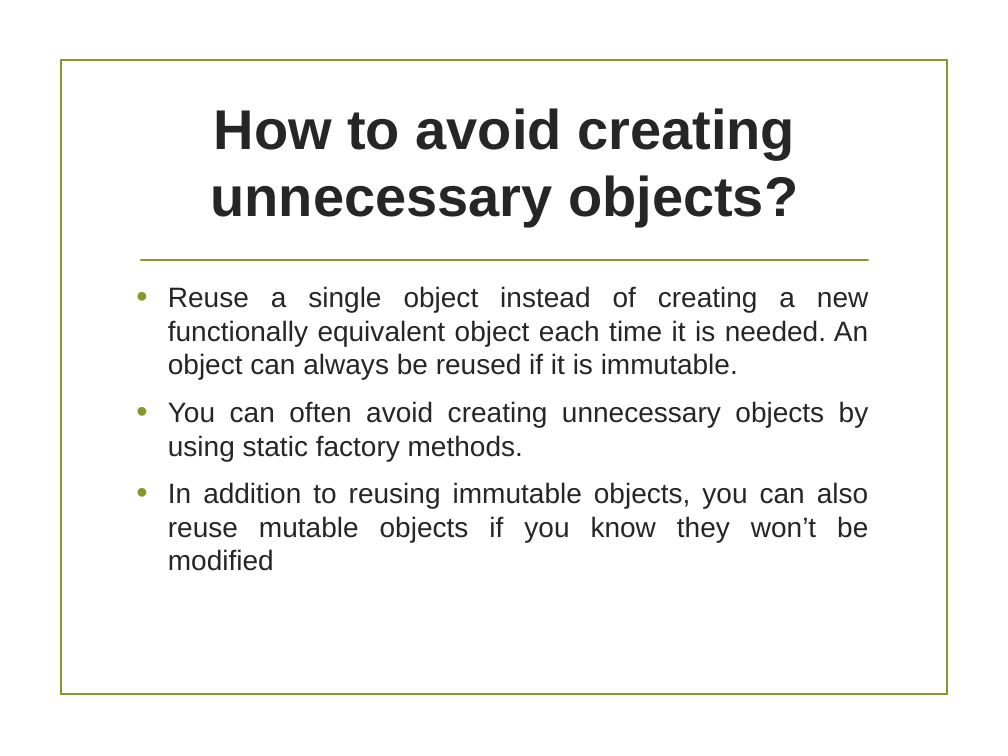
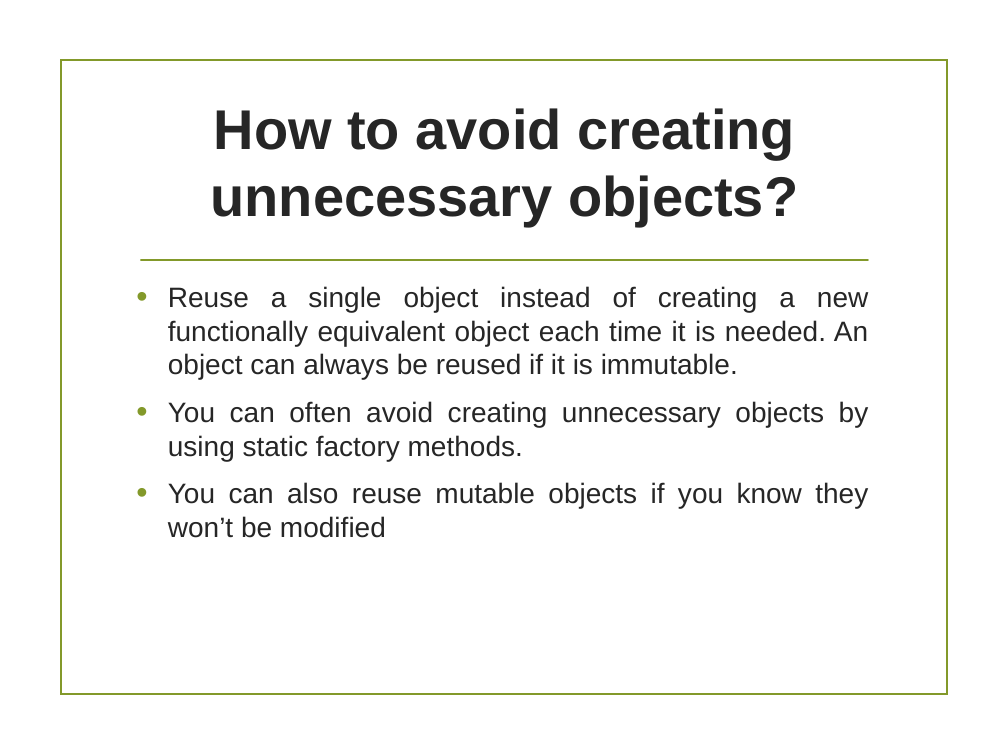
Before and after one commit to tiendatdk3493/Tai_Lieu, a slide deck: slide 3 of AVOID CREATING UNNECESSARY OBJECTS.pptx (slide 4 before the commit). Drawn at 1008x756 pixels with LibreOffice and Linux fonts; fonts in the diff are those of the drawing; background and template pictures are left out. Boxes give left, top, right and bottom in pixels: in the first picture for what was removed or moved away, otherwise in the second. Text is boxed around its words. In the diff, an @@ line names an element or a change of style, - is before the commit and + after.

```diff
--- a/AVOID CREATING UNNECESSARY OBJECTS.pptx
+++ b/AVOID CREATING UNNECESSARY OBJECTS.pptx
@@ text at (168, 482, 868, 538): text changed @@
-• In addition to reusing immutable objects, you can also reuse mutable objects if you know they won’t be modified
+• You can also reuse mutable objects if you know they won’t be modified
```
Also in this commit, not shown: 2 other slides changed, 1 slide added, 1 slide removed.
